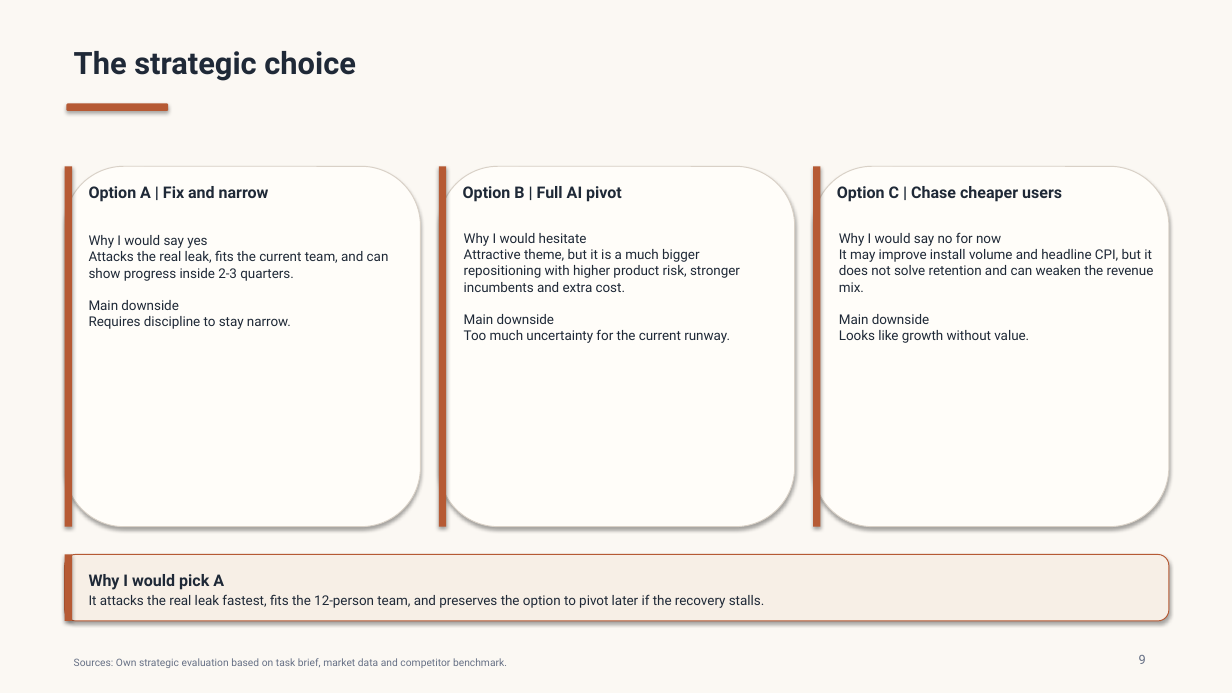
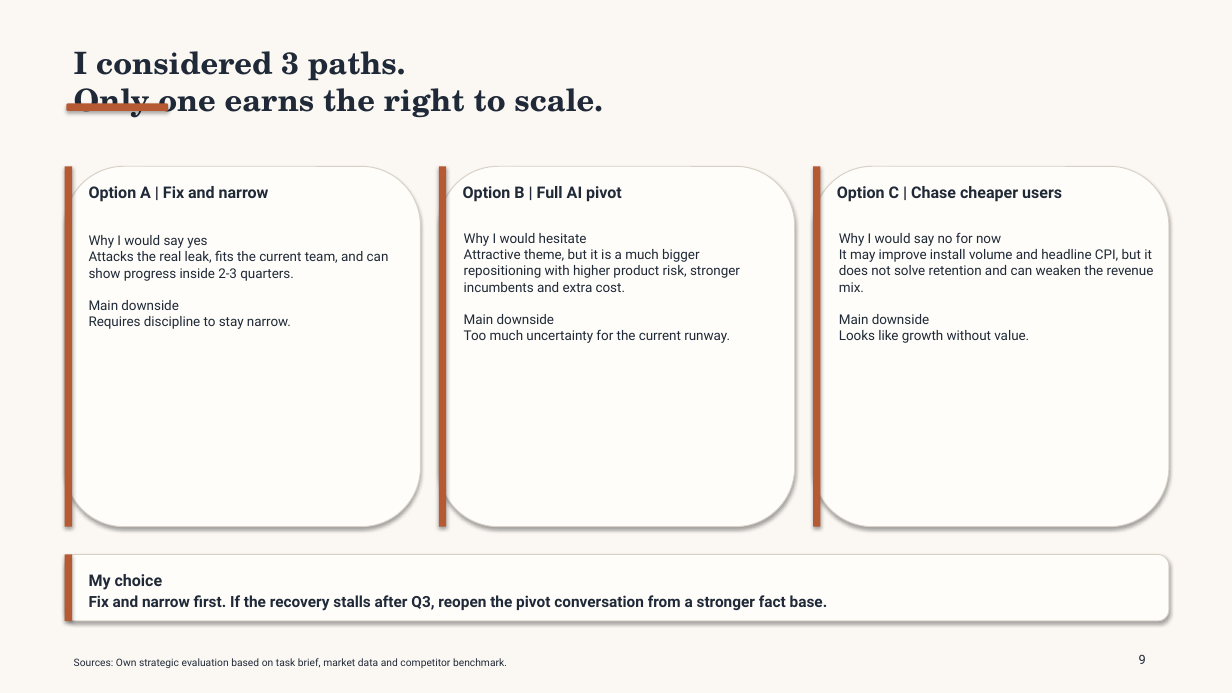
Before and after one commit to TEZv/Genesis-Academy_Strategy-Operations-School-2.0-Case-Task, a slide deck: slide 9 of deliverables/taskflow-case-presentation.pptx. Drawn at 1232x693 pixels with LibreOffice and Linux fonts; fonts in the diff are those of the drawing. Boxes give left, top, right and bottom in pixels: in the first picture for what was removed or moved away, otherwise in the second. Text is boxed around its words. In the diff, an @@ line names an element or a change of style, - is before the commit and + after.

Commit message:
Add more personal visual voice to case deck

```diff
--- a/deliverables/taskflow-case-presentation.pptx
+++ b/deliverables/taskflow-case-presentation.pptx
@@ text at [74, 51, 602, 118]: text changed; font Roboto to TeX Gyre Schola @@
-The strategic choice
+I considered 3 paths.
+Only one earns the right to scale.
@@ rounded rectangle at [65, 555, 1169, 621]: fill #F7EFE6 to #FFFDF9; outline #B65A34 0.75 pt to #D9D1C7 0.75 pt @@
@@ text at [89, 574, 163, 590]: text changed @@
-Why I would pick A
+My choice
@@ text at [89, 595, 828, 611]: text changed; size 10.5 to 12 pt; bold on @@
-It attacks the real leak fastest, fits the 12-person team, and preserves the option to pivot later if the recovery stalls.
+Fix and narrow first. If the recovery stalls after Q3, reopen the pivot conversation from a stronger fact base.
@@ text "Sources: Own strategic evaluation based ..." at [74, 658, 507, 668]: text colour #667085 to #1F2937 @@
@@ text "9" at [1139, 654, 1146, 664]: text colour #667085 to #1F2937 @@
```
Also in this commit, not shown: 13 other slides changed, 1 other file.
